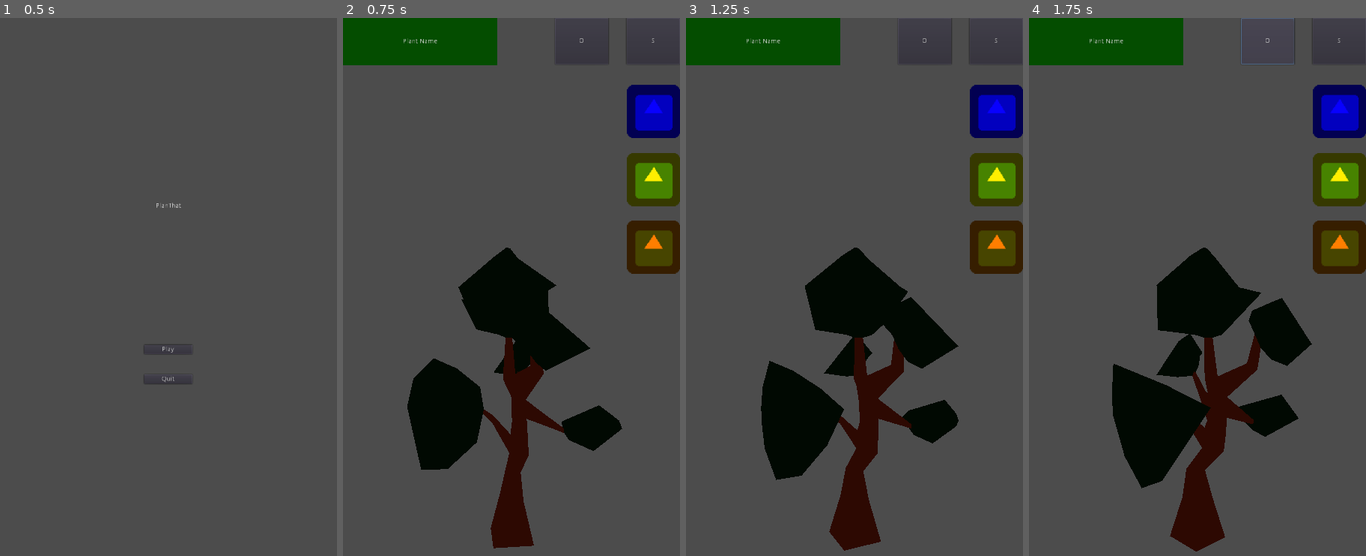
Above: before the commit, frames 1-4 (left to right).
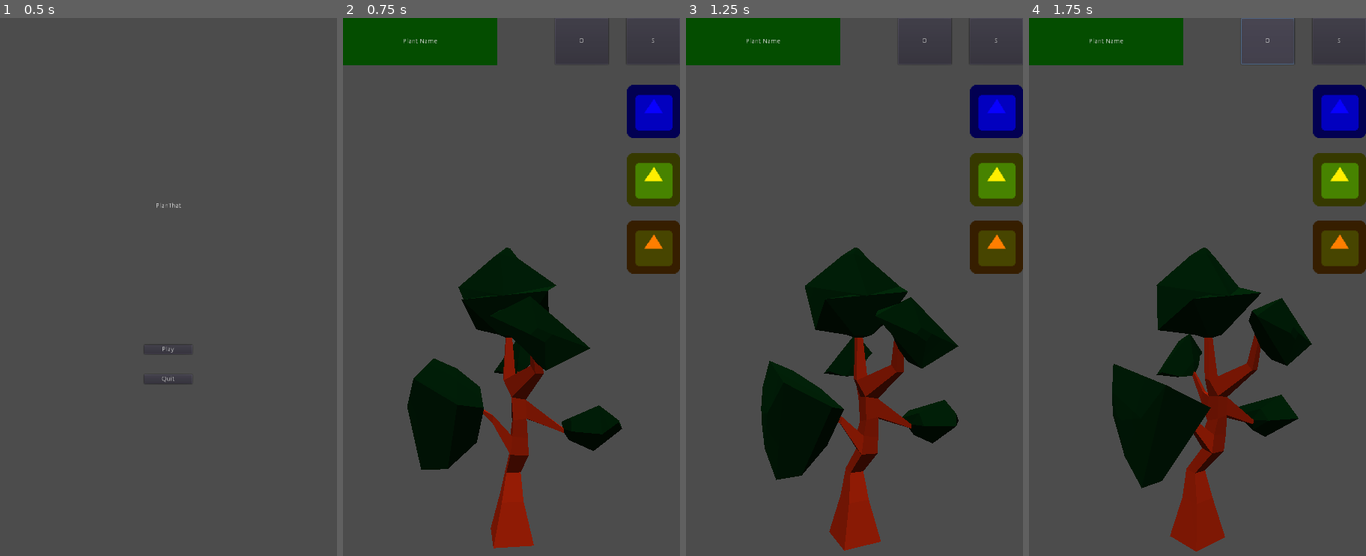
Above: after the commit, the same moments.

Repository: jonathan-santos/planthat
Game: Godot game, scene res://scenes/ui/main_menu.tscn
Same seed, same stepped clock (60 frames per second), same inputs: the game is played once before the commit and once after it. The engine's default icon, where the game draws it, is replaced by a stand-in: a white triangle on a blue panel in a dark square.
Inputs:
- Up to frame 1 (0.5 s): no input
- Up to frame 2 (0.75 s): click "Play" at 0.5 s
- Up to frame 3 (1.25 s): no input
- Up to frame 4 (1.75 s): click "O" at 1.25 s

Frame 1 is identical in both runs. In frame 2, 2.8% of the frame differs, in the area x 36-66%, y 42-99%; in frame 3, 3.3%; in frame 4, 3.5%, in the area x 41-75%, y 50-100%.

Commit message:
Create 3d_model vase basic_vase

Diff:
--- a/scenes/main.tscn
+++ b/scenes/main.tscn
@@ -13,3 +13,6 @@
 
 [node name="Camera" type="Camera" parent="."]
 transform = Transform( 1, 0, 0, 0, 1, 0, 0, 0, 1, 0, 3.13305, 6.75156 )
+
+[node name="DirectionalLight" type="DirectionalLight" parent="."]
+transform = Transform( 1, 0, 0, 0, 0.707107, 0.707107, 0, -0.707107, 0.707107, 4.76837e-07, 10.2518, 7.20877 )
Not shown, added: assets/3d_models/vases/basic_vase/basic_vase.mtl
Not shown, added: assets/3d_models/vases/basic_vase/basic_vase.obj
Not shown, added: assets/3d_models/vases/basic_vase/basic_vase.blend
